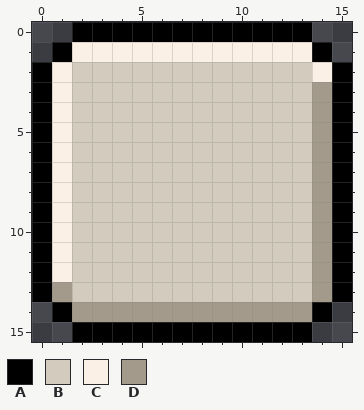
Pixel-art file -- assets/sprites/card.aseprite. The picture above was drawn from the file before the commit.
16x16 pixels, 1 frame.
Palette (. is transparent): A #000000  B #d3cbbe  C #faf0e6  D #a39a8b
Pixels before, first column x 0:
 0 ..AAAAAAAAAAAA..
 1 .ACCCCCCCCCCCCA.
 2 ACBBBBBBBBBBBBCA
 3 ACBBBBBBBBBBBBDA
 4 ACBBBBBBBBBBBBDA
 5 ACBBBBBBBBBBBBDA
 6 ACBBBBBBBBBBBBDA
 7 ACBBBBBBBBBBBBDA
 8 ACBBBBBBBBBBBBDA
 9 ACBBBBBBBBBBBBDA
10 ACBBBBBBBBBBBBDA
11 ACBBBBBBBBBBBBDA
12 ACBBBBBBBBBBBBDA
13 ADBBBBBBBBBBBBDA
14 .ADDDDDDDDDDDDA.
15 ..AAAAAAAAAAAA..
After the commit:
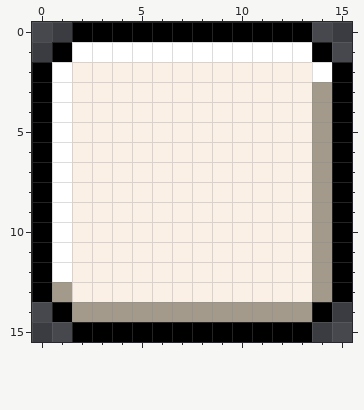
Log entry: style(design): card on the hot cream, active tab at 40px
Change:
Colour B changes from #d3cbbe to #faf0e6.
Colour C changes from #faf0e6 to #ffffff.
Boxes around the changes in both pictures, in picture pixels (x1, y1, x2, y2):
changed: (52, 42, 332, 302)
